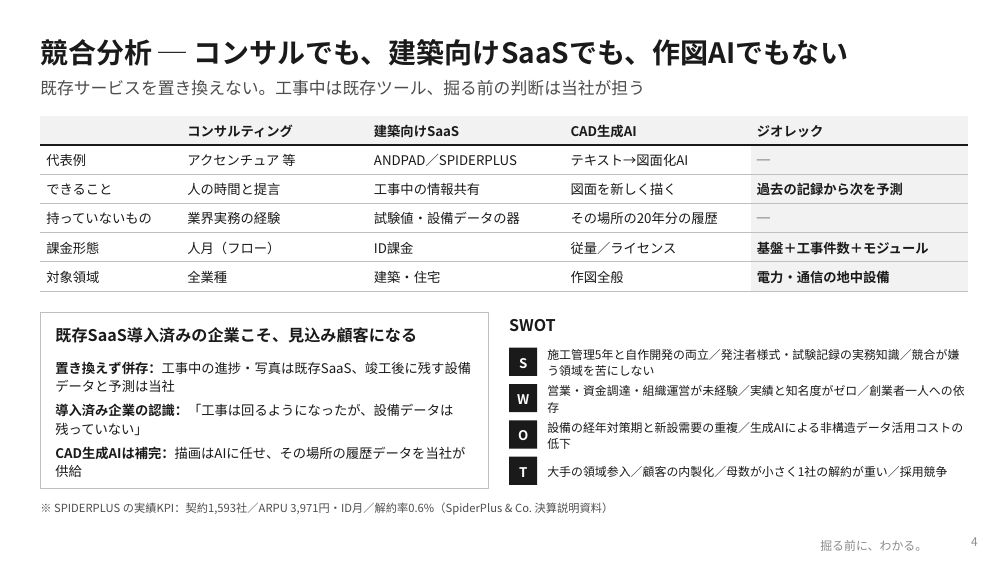
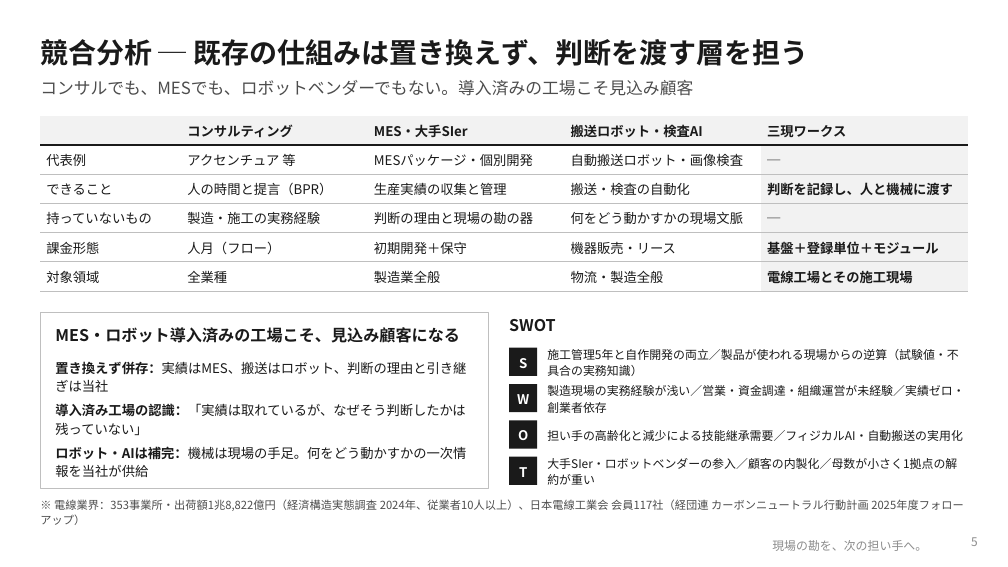
Before and after one commit to SEITOSHIKI/-ai-commute-audio-, a slide deck: slide 5 of deck/セルフマネジメント課題_事業構想プレゼン.pptx (slide 4 before the commit). Drawn at 1008x567 pixels with LibreOffice and Linux fonts; fonts in the diff are those of the drawing; background and template pictures are left out. Boxes give left, top, right and bottom in pixels: in the first picture for what was removed or moved away, otherwise in the second. Text is boxed around its words. In the diff, an @@ line names an element or a change of style, - is before the commit and + after.

```diff
--- a/deck/セルフマネジメント課題_事業構想プレゼン.pptx
+++ b/deck/セルフマネジメント課題_事業構想プレゼン.pptx
@@ text at [40,39,808,66]: text changed @@
-競合分析 ─ コンサルでも、建築向けSaaSでも、作図AIでもない
+競合分析 ─ 既存の仕組みは置き換えず、判断を渡す層を担う
@@ text at [40,80,693,96]: text changed @@
-既存サービスを置き換えない。工事中は既存ツール、掘る前の判断は当社が担う
+コンサルでも、MESでも、ロボットベンダーでもない。導入済みの工場こそ見込み顧客
@@ table at [40,116,968,288] @@
-row 1:  | コンサルティング | 建築向けSaaS | CAD生成AI | ジオレック
+row 1:  | コンサルティング | MES・大手SIer | 搬送ロボット・検査AI | 三現ワークス
-row 2, column 3: ANDPAD／SPIDERPLUS
+row 2, column 3: MESパッケージ・個別開発
-row 2, column 4: テキスト→図面化AI
+row 2, column 4: 自動搬送ロボット・画像検査
-row 3: できること | 人の時間と提言 | 工事中の情報共有 | 図面を新しく描く | 過去の記録から次を予測
+row 3: できること | 人の時間と提言（BPR） | 生産実績の収集と管理 | 搬送・検査の自動化 | 判断を記録し、人と機械に渡す
-row 4: 持っていないもの | 業界実務の経験 | 試験値・設備データの器 | その場所の20年分の履歴 | ─
+row 4: 持っていないもの | 製造・施工の実務経験 | 判断の理由と現場の勘の器 | 何をどう動かすかの現場文脈 | ─
-row 5: 課金形態 | 人月（フロー） | ID課金 | 従量／ライセンス | 基盤＋工事件数＋モジュール
+row 5: 課金形態 | 人月（フロー） | 初期開発＋保守 | 機器販売・リース | 基盤＋登録単位＋モジュール
-row 6: 対象領域 | 全業種 | 建築・住宅 | 作図全般 | 電力・通信の地中設備
+row 6: 対象領域 | 全業種 | 製造業全般 | 物流・製造全般 | 電線工場とその施工現場
@@ text at [55,327,460,343]: text changed @@
-既存SaaS導入済みの企業こそ、見込み顧客になる
+MES・ロボット導入済みの工場こそ、見込み顧客になる
@@ text at [547,349,959,376]: text changed @@
-施工管理5年と自作開発の両立／発注者様式・試験記録の実務知識／競合が嫌う領域を苦にしない
+施工管理5年と自作開発の両立／製品が使われる現場からの逆算（試験値・不具合の実務知識）
@@ text at [55,361,466,477]: text changed @@
-置き換えず併存：工事中の進捗・写真は既存SaaS、竣工後に残す設備データと予測は当社
-導入済み企業の認識：「工事は回るようになったが、設備データは残っていない」
-CAD生成AIは補完：描画はAIに任せ、その場所の履歴データを当社が供給
+置き換えず併存：実績はMES、搬送はロボット、判断の理由と引き継ぎは当社
+導入済み工場の認識：「実績は取れているが、なぜそう判断したかは残っていない」
+ロボット・AIは補完：機械は現場の手足。何をどう動かすかの一次情報を当社が供給
@@ text at [547,385,964,413]: text changed @@
-営業・資金調達・組織運営が未経験／実績と知名度がゼロ／創業者一人への依存
+製造現場の実務経験が浅い／営業・資金調達・組織運営が未経験／実績ゼロ・創業者依存
@@ text at [547,430,963,441]: text changed @@
-設備の経年対策期と新設需要の重複／生成AIによる非構造データ活用コストの低下
+担い手の高齢化と減少による技能継承需要／フィジカルAI・自動搬送の実用化
@@ text at [547,458,957,469]: text changed @@
-大手の領域参入／顧客の内製化／母数が小さく1社の解約が重い／採用競争
+大手SIer・ロボットベンダーの参入／顧客の内製化／母数が小さく1拠点の解約が重い
@@ text at [54,499,869,511]: text changed @@
-※ SPIDERPLUS の実績KPI：契約1,593社／ARPU 3,971円・ID月／解約率0.6%（SpiderPlus & Co. 決算説明資料）
+※ 電線業界：353事業所・出荷額1兆8,822億円（経済構造実態調査 2024年、従業者10人以上）、日本電線工業会 会員117社（経団連 カーボンニュートラル行動計画 2025年度フォローアップ）
@@ page number at [971,537,978,546]: text changed @@
-4
+5
@@ text added at [772,540,927,551], 8.5 pt, text #8C8C8C @@
+現場の勘を、次の担い手へ。
@@ text removed at [820,540,927,551] @@
-掘る前に、わかる。
```
Also in this commit, not shown: 5 other slides changed, 2 slides added, 2 slides removed, 8 other files.
